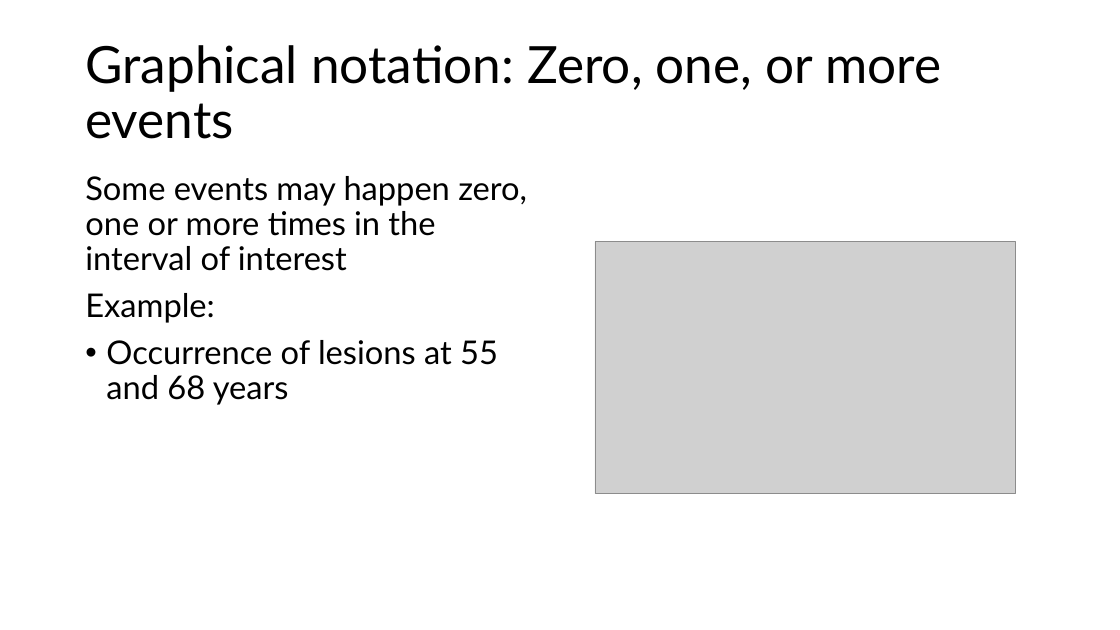
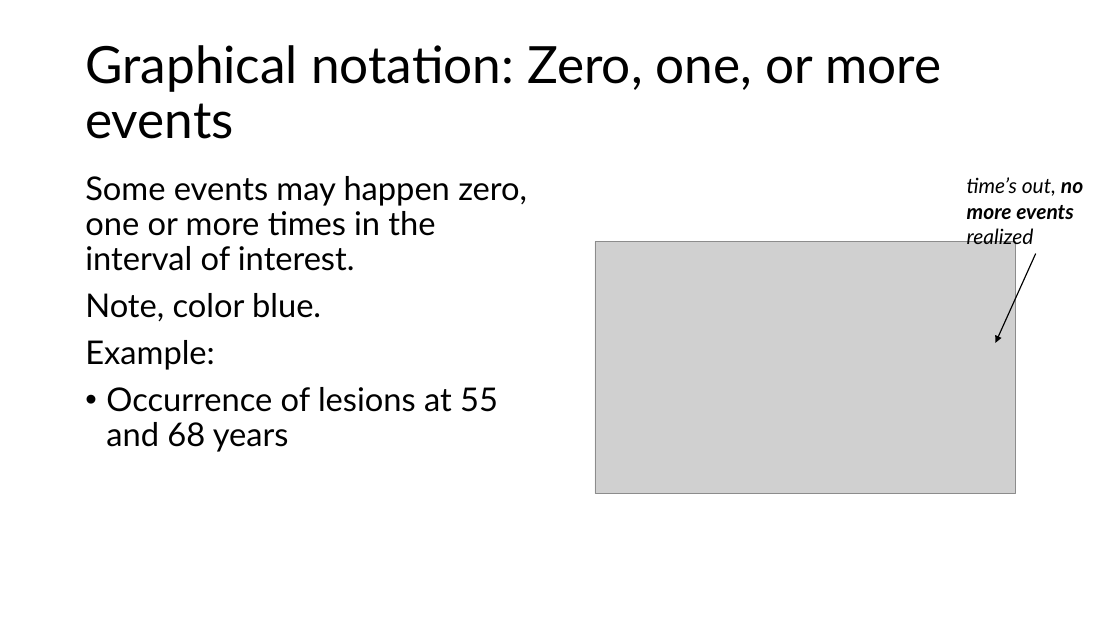
Before and after one commit to ttrikalin/des-R-course, a slide deck: slide 10 of master_files/materials/01_DES.pptx (slide 9 before the commit). Drawn at 1120x630 pixels with LibreOffice and Linux fonts; fonts in the diff are those of the drawing; grey boxes stand for pictures. Boxes give left, top, right and bottom in pixels: in the first picture for what was removed or moved away, otherwise in the second. Text is boxed around its words. In the diff, an @@ line names an element or a change of style, - is before the commit and + after.

```diff
--- a/master_files/materials/01_DES.pptx
+++ b/master_files/materials/01_DES.pptx
@@ text at box(85, 176, 527, 322): text changed @@
-Some events may happen zero, one or more times in the interval of interest
+Some events may happen zero, one or more times in the interval of interest.
+Note, color blue.
@@ text added at box(967, 177, 1083, 249), 18 pt, text #000000, italic @@
+time’s out, no more events realized
@@ arrow added from (1036, 254) to (996, 343), #000000 1 pt @@
```
Also in this commit, not shown: 6 other slides changed, 2 slides added, 6 other files.
